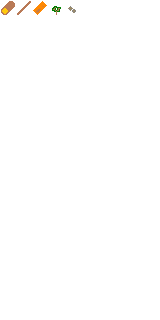
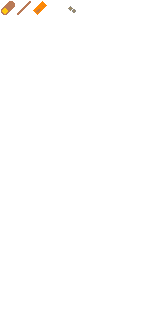
Layer changes from the first 160px x 320px image to the second:
painted on "Items.png" over [52, 6, 61, 15]
